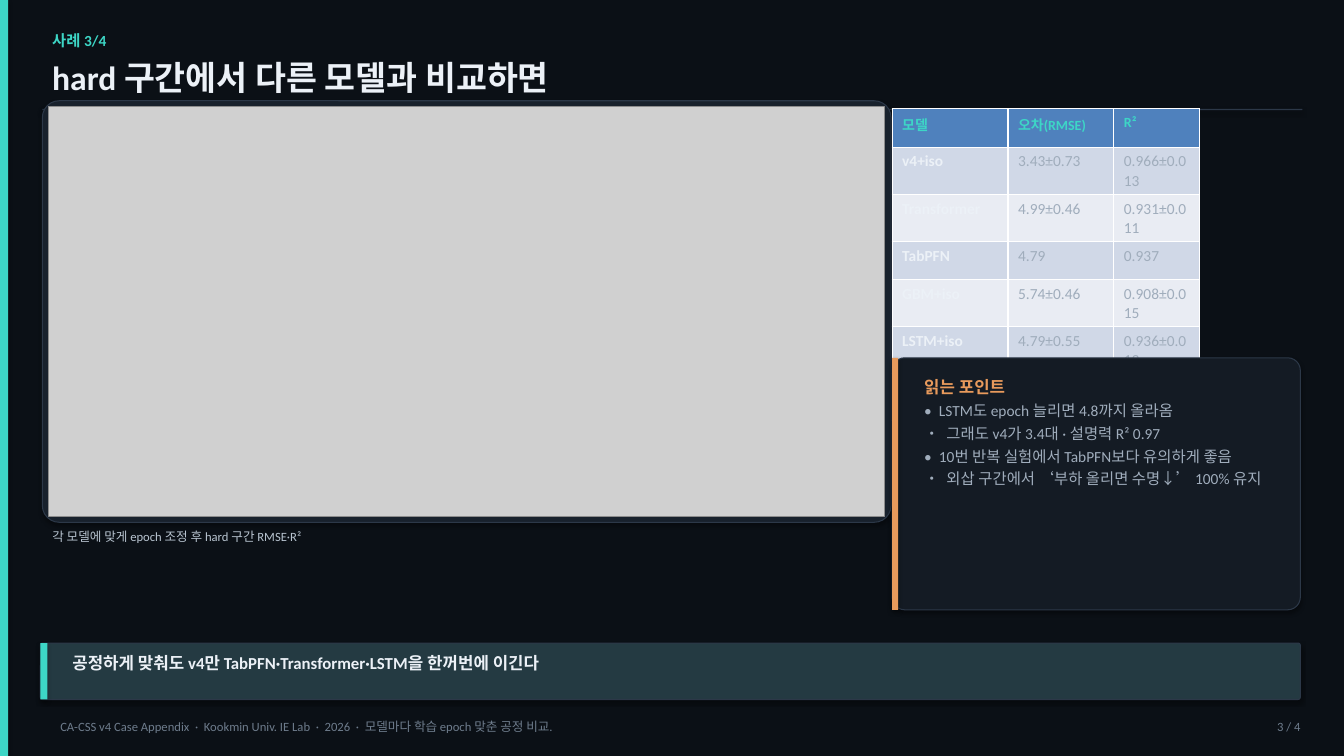
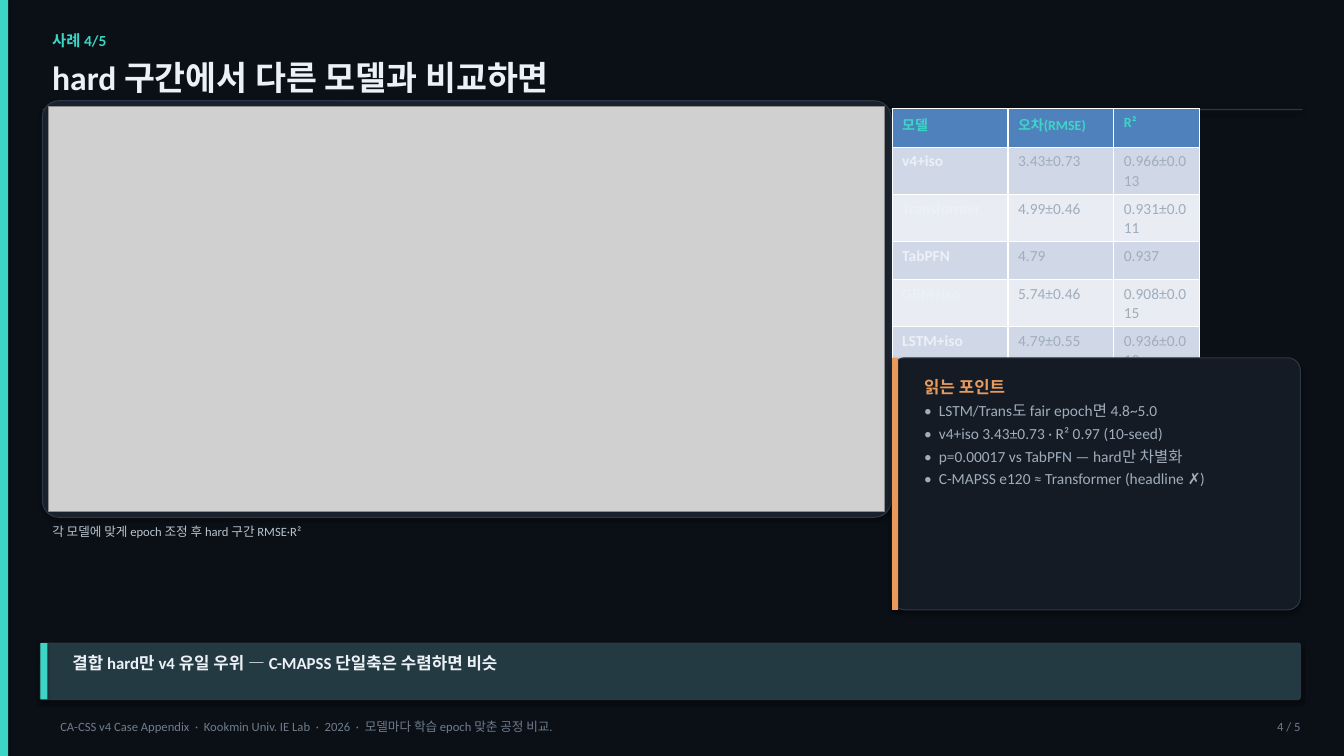
Before and after one commit to amumujs-create/literec_study, a slide deck: slide 4 of extrapolation-papers/외삽_50분_사례_CA-CSS_v4_부록.pptx (slide 3 before the commit). Drawn at 1344x756 pixels with LibreOffice and Linux fonts; fonts in the diff are those of the drawing; grey boxes stand for pictures. Boxes give left, top, right and bottom in pixels: in the first picture for what was removed or moved away, otherwise in the second. Text is boxed around its words. In the diff, an @@ line names an element or a change of style, - is before the commit and + after.

```diff
--- a/extrapolation-papers/외삽_50분_사례_CA-CSS_v4_부록.pptx
+++ b/extrapolation-papers/외삽_50분_사례_CA-CSS_v4_부록.pptx
@@ text at [52, 33, 106, 48]: text changed @@
-사례 3/4
+사례 4/5
@@ rounded rectangle: place and size @@
-rounded rectangle at [42, 101, 891, 522]
+rounded rectangle at [42, 101, 891, 517]
@@ picture: place and size @@
-picture at [48, 107, 885, 516]
+picture at [48, 107, 885, 511]
@@ text at [939, 403, 1184, 486]: text changed @@
-• LSTM도 epoch 늘리면 4.8까지 올라옴
-• 그래도 v4가 3.4대 · 설명력 R² 0.97
-• 10번 반복 실험에서 TabPFN보다 유의하게 좋음
-• 외삽 구간에서 ‘부하 올리면 수명↓’ 100% 유지
+• LSTM/Trans도 fair epoch면 4.8~5.0
+• v4+iso 3.43±0.73 · R² 0.97 (10-seed)
+• p=0.00017 vs TabPFN — hard만 차별화
+• C-MAPSS e120 ≈ Transformer (headline ✗)
@@ text "각 모델에 맞게 epoch 조정 ...": place and size @@
-text "각 모델에 맞게 epoch 조정 ..." at [52, 530, 301, 543]
+text "각 모델에 맞게 epoch 조정 ..." at [52, 525, 301, 538]
@@ text at [72, 655, 498, 671]: text changed @@
-공정하게 맞춰도 v4만 TabPFN·Transformer·LSTM을 한꺼번에 이긴다
+결합 hard만 v4 유일 우위 — C-MAPSS 단일축은 수렴하면 비슷
@@ text at [1277, 723, 1300, 731]: text changed @@
-3 / 4
+4 / 5
```
Also in this commit, not shown: 3 other slides changed, 1 slide added, 19 other files.
